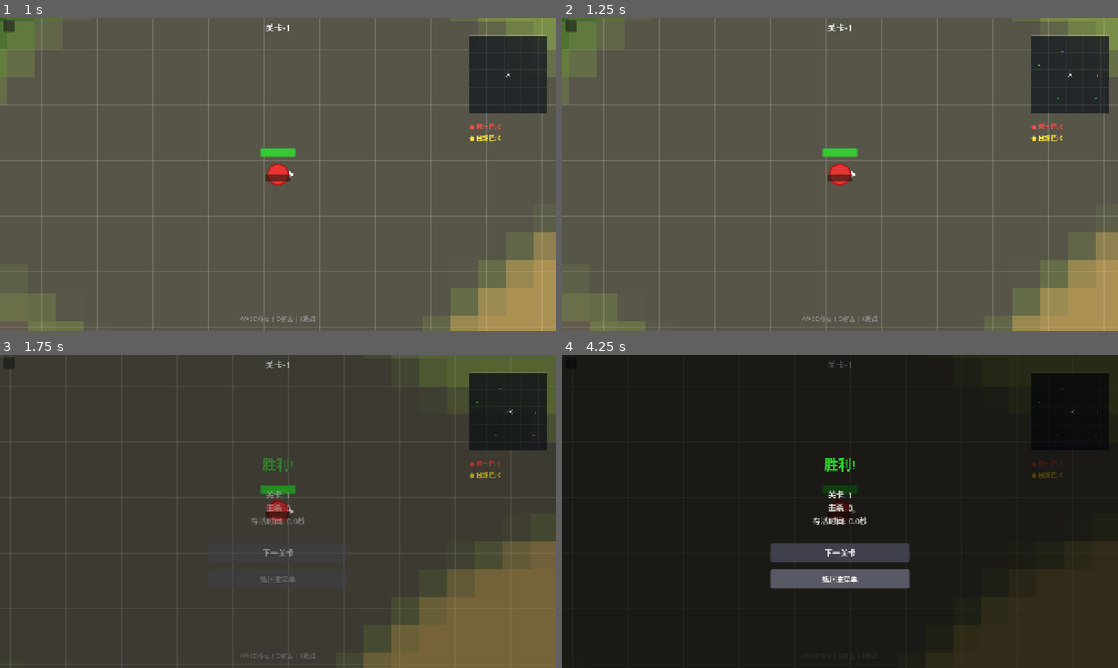
Above: before the commit, frames 1-4 (two rows, left to right).
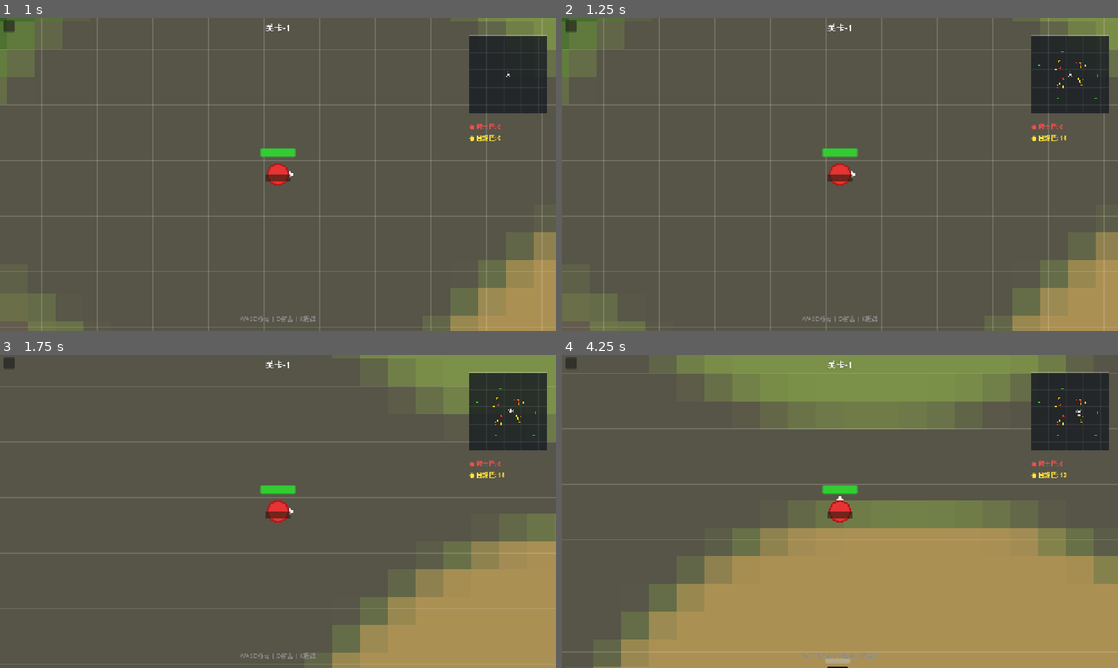
Above: after the commit, the same moments.

Repository: aikuangren/chiji
Game: Godot game, scene res://scenes/main_menu.tscn
Same seed, same stepped clock (60 frames per second), same inputs: the game is played once before the commit and once after it.
Inputs (mouse positions are in pixels of both pictures, inside the frame that each line leads up to):
- Up to frame 1 (1 s): click "开 始 游 戏" at 0.5 s
- Up to frame 2 (1.25 s): no input
- Up to frame 3 (1.75 s): tap Enter (ui_accept) at 1.25, 1.52 s; move the mouse to (400, 495) at 1.27 s; hold D from 1.28 s (still down); tap E (interact) at 1.35 s
- Up to frame 4 (4.25 s): move the mouse to (728, 527) at 2.02 s; release D at 2.03 s; hold S 2.03-2.78 s; tap O at 2.1 s; tap Enter (ui_accept) at 2.27, 3.77 s; move the mouse to (895, 442) at 2.77 s; hold D 2.78-3.53 s; hold K 2.78-3.53 s; move the mouse to (812, 574) at 3.52 s; hold W from 3.53 s (still down); tap E (interact) at 3.6 s

Frame 1 is identical in both runs. In frame 2, less than 0.1% of the frame differs, in the area x 88-95%, y 13-40%; in frame 3, 94%; in frame 4, 100%, in the area x 0-100%, y 0-100%.
Error before the commit: Parse Error: Identifier "ParticleEffect" not declared in the current scope. (res://scripts/bullet.gd:48)

Commit message:
fix: 修复ParticleEffect枚举引用问题 - 改用int类型

Diff:
--- a/scripts/bullet.gd
+++ b/scripts/bullet.gd
@@ -45,4 +45,4 @@
 	var particle_scene = preload("res://scenes/particle_effect.tscn")
 	var particle = particle_scene.instantiate()
 	get_parent().add_child(particle)
-	particle.emit(global_position, Color(1.0, 0.9, 0.3), ParticleEffect.Type.HIT)
+	particle.emit(global_position, Color(1.0, 0.9, 0.3), 0)
--- a/scripts/enemy.gd
+++ b/scripts/enemy.gd
@@ -123,7 +123,7 @@
 	var particle_scene = preload("res://scenes/particle_effect.tscn")
 	var particle = particle_scene.instantiate()
 	get_parent().add_child(particle)
-	particle.emit(global_position, Color(1.0, 0.5, 0.0), ParticleEffect.Type.EXPLOSION)
+	particle.emit(global_position, Color(1.0, 0.5, 0.0), 2)
 
 	var player = _get_player()
 	if player == null:
@@ -183,4 +183,4 @@
 	var particle = particle_scene.instantiate()
 	get_parent().add_child(particle)
 	var color = Color(1.0, 0.15, 0.15) if enemy_type == Type.SHOOTER else Color(0.5, 0.5, 0.5)
-	particle.emit(global_position, color, ParticleEffect.Type.DEATH)
+	particle.emit(global_position, color, 1)
--- a/scripts/particle_effect.gd
+++ b/scripts/particle_effect.gd
@@ -1,7 +1,6 @@
 extends Node2D
 
-# 粒子特效类型
-enum Type { HIT, DEATH, EXPLOSION }
+# 粒子特效类型：0=HIT 1=DEATH 2=EXPLOSION
 
 const HIT_COUNT = 6
 const HIT_SPEED = 100.0
@@ -22,7 +21,7 @@
 var _timer: float = 0.0
 var _ring: ColorRect = null  # 扩散光环
 
-func emit(pos: Vector2, color: Color, effect_type: Type = Type.HIT):
+func emit(pos: Vector2, color: Color, effect_type: int = 0):
 	global_position = pos
 
 	var count: int
@@ -31,11 +30,11 @@
 	var size: float
 
 	match effect_type:
-		Type.HIT:
+		0:  # HIT
 			count = HIT_COUNT; speed = HIT_SPEED; lifetime = HIT_LIFETIME; size = HIT_SIZE
-		Type.DEATH:
+		1:  # DEATH
 			count = DEATH_COUNT; speed = DEATH_SPEED; lifetime = DEATH_LIFETIME; size = DEATH_SIZE
-		Type.EXPLOSION:
+		2:  # EXPLOSION
 			count = EXPLOSION_COUNT; speed = EXPLOSION_SPEED; lifetime = EXPLOSION_LIFETIME; size = EXPLOSION_SIZE
 
 	for i in range(count):
@@ -51,7 +50,7 @@
 		_particles.append(rect)
 
 	# 爆炸/死亡特效加一个扩散光环
-	if effect_type != Type.HIT:
+	if effect_type != 0:
 		_ring = ColorRect.new()
 		_ring.size = Vector2(4, 4)
 		_ring.color = Color(color.r, color.g, color.b, 0.5)
--- a/scripts/shotgun_bullet.gd
+++ b/scripts/shotgun_bullet.gd
@@ -44,4 +44,4 @@
 	var particle_scene = preload("res://scenes/particle_effect.tscn")
 	var particle = particle_scene.instantiate()
 	get_parent().add_child(particle)
-	particle.emit(global_position, Color(0.3, 0.7, 1.0), ParticleEffect.Type.HIT)
+	particle.emit(global_position, Color(0.3, 0.7, 1.0), 0)
